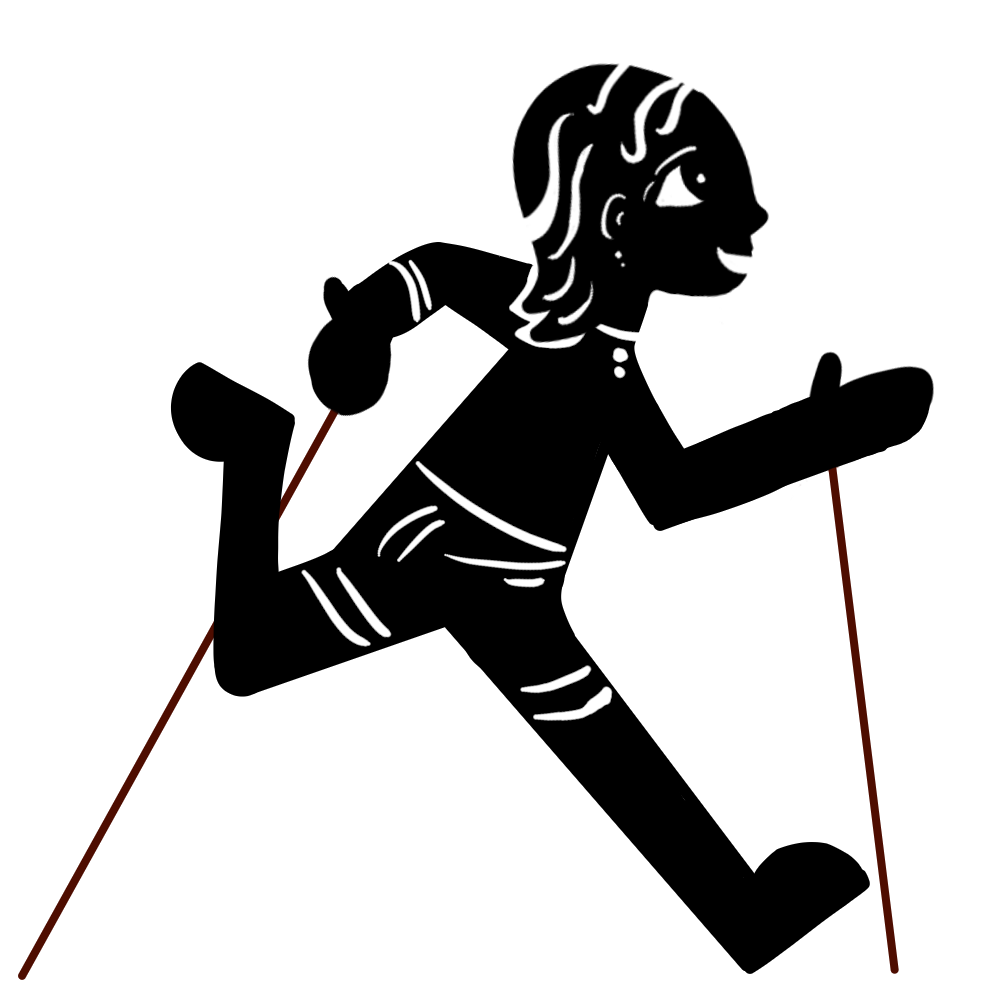
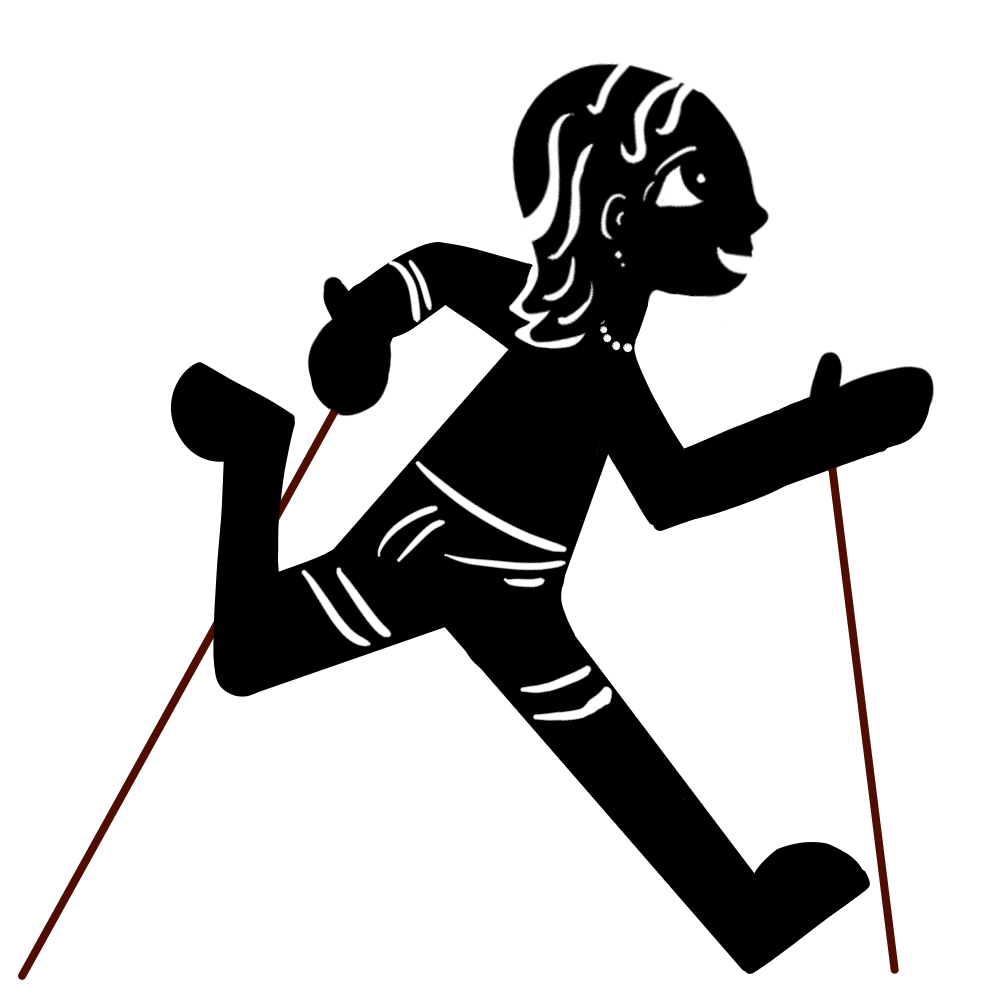
Layer changes from the first 1000 × 1000 image to the second:
painted on "aadi_Body" over bbox(539, 312, 640, 379)
